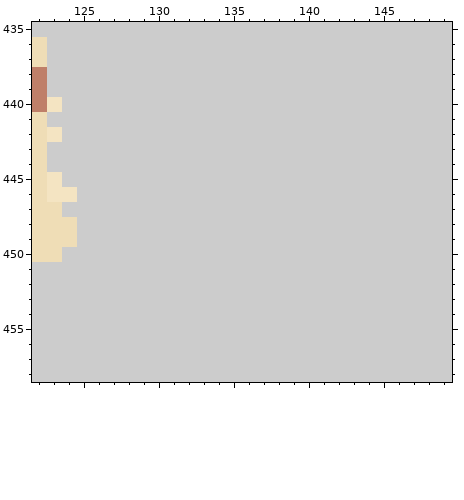
Two versions of one pixel-art file, Project Files/Art Sheets/Main Cast Miyu.aseprite. This is how it looked before the edit.
1040x560 pixels, 1 frame. Colours within 5 levels of each other are drawn and written as one. Shown: x 122..149, y 435..458. The commit also changed other parts of the picture, which this record leaves out.
After the commit:
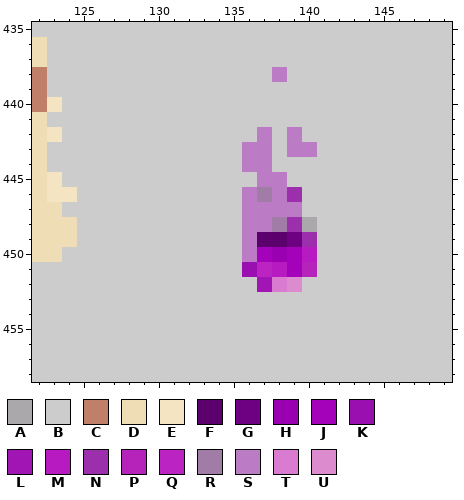
Palette (. is transparent): A #aba8ab  B #cccccc  C #bf7f69  D #efddb6  E #f4e4c2  F #5c006d  G #6e0082  H #9a00b1  J #a301ba  K #990faf  L #a115b4  M #b61ac0  N #9c30ac  P #b623bb  Q #bc23c3  R #a07ca7  S #bc7cc5  T #d97cd1  U #dc8bce
The exact change:
Layer "Artwork":
The edit turns colour B into colour A in row 448 at x 140.
The edit turns colour B into colour F in row 449 at x 137 to 138.
The edit turns colour B into colour G in row 449 at x 139.
The edit turns colour B into colour H in row 450 at x 138.
The edit turns colour B into colour J in row 450 at x 137 and 139; in row 451 at x 139.
The edit turns colour B into colour K in row 451 at x 136.
The edit turns colour B into colour L in row 452 at x 137.
The edit turns colour B into colour M in row 450 at x 140; in row 451 at x 138.
The edit turns colour B into colour N in row 446 at x 139; in row 448 at x 139; in row 449 at x 140.
The edit turns colour B into colour P in row 451 at x 140.
The edit turns colour B into colour Q in row 451 at x 137.
The edit turns colour B into colour R in row 446 at x 137; in row 448 at x 138.
The edit turns colour B into colour S in row 438 at x 138; in row 442 at x 137 and 139; in row 443 at x 136 to 137 and 139 to 140; in row 444 at x 136 to 137; in row 445 at x 137 to 138; in row 446 at x 136 and 138.
The edit turns colour B into colour S in row 447 at x 136 to 139; in row 448 at x 136 to 137; in rows 449 to 450 at x 136.
The edit turns colour B into colour T in row 452 at x 138.
The edit turns colour B into colour U in row 452 at x 139.
Boxes around the changes in both pictures, in picture pixels (x1, y1, x2, y2):
changed: (242, 67, 317, 292)
